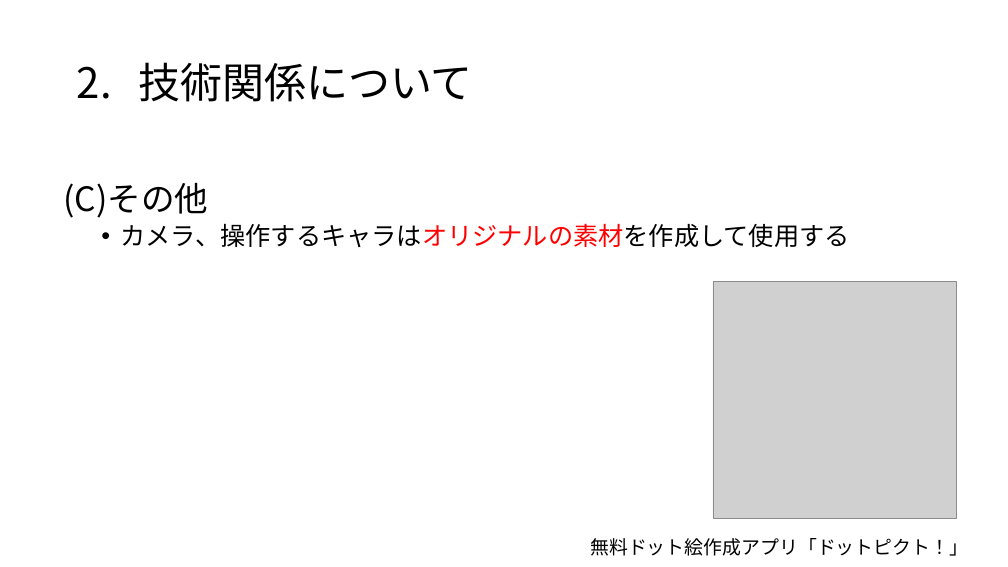
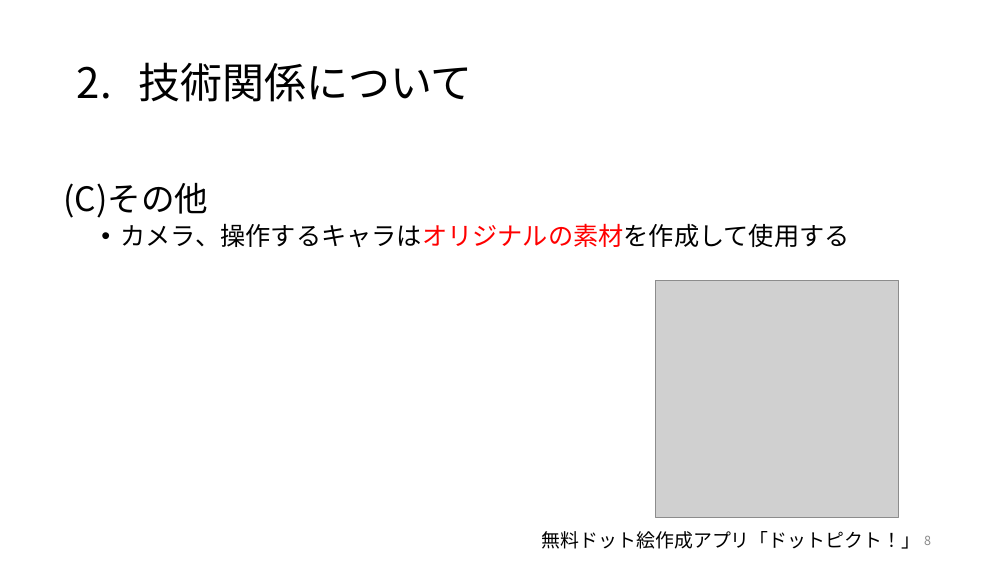
Before and after one commit to rimocon/groupgame, a slide deck: slide 8 of Document/No.1_織田武瑠.pptx. Drawn at 1008x567 pixels with LibreOffice and Linux fonts; fonts in the diff are those of the drawing; grey boxes stand for pictures. Boxes give left, top, right and bottom in pixels: in the first picture for what was removed or moved away, otherwise in the second. Text is boxed around its words. In the diff, an @@ line names an element or a change of style, - is before the commit and + after.

Commit message:
コミットし忘れ

```diff
--- a/Document/No.1_織田武瑠.pptx
+++ b/Document/No.1_織田武瑠.pptx
@@ picture: place and size @@
-picture at [713,281,957,518]
+picture at [656,281,899,517]
@@ text "無料ドット絵作成アプリ「ドットピクト！」": place and size @@
-text "無料ドット絵作成アプリ「ドットピクト！」" at [590,538,968,556]
+text "無料ドット絵作成アプリ「ドットピクト！」" at [542,531,920,549]
@@ page number added at [924,536,931,545], 12 pt, text #8C8C8C @@
+8
```
Also in this commit, not shown: 2 other slides changed.
